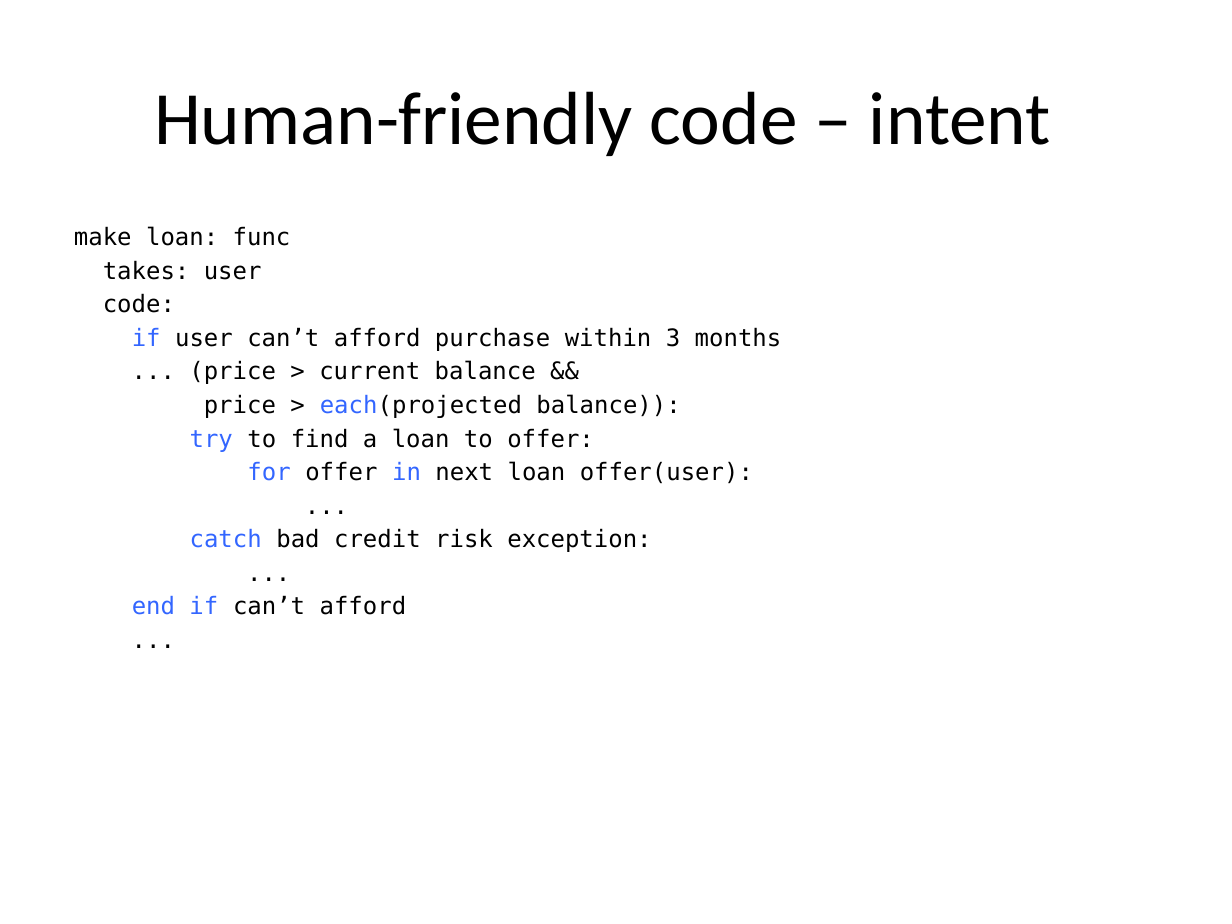
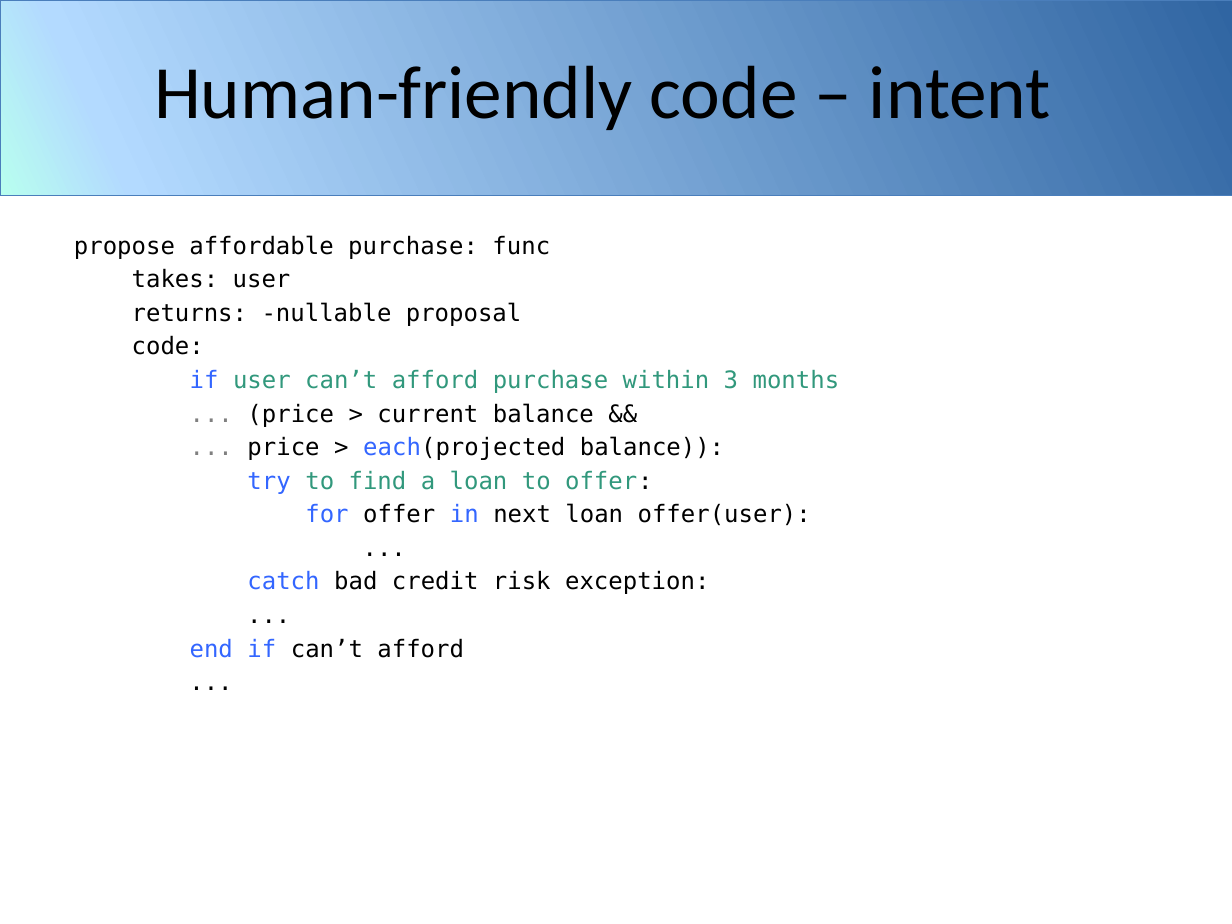
Before and after one commit to mikiec84/intent, a slide deck: slide 18 of assets/introducing-intent.pptx (slide 15 before the commit). Drawn at 1232x924 pixels with LibreOffice and Linux fonts; fonts in the diff are those of the drawing; background and template pictures are left out. Boxes give left, top, right and bottom in pixels: in the first picture for what was removed or moved away, otherwise in the second. Text is boxed around its words. In the diff, an @@ line names an element or a change of style, - is before the commit and + after.

```diff
--- a/assets/introducing-intent.pptx
+++ b/assets/introducing-intent.pptx
@@ rectangle added at (x1=0, y1=0, x2=1232, y2=195), fill gradient #3065A2 to #B3DAFF to #B8FFEF, outline #4B7EBC 0.25 pt @@
@@ rectangle added at (x1=0, y1=0, x2=1232, y2=195), fill gradient #3065A2 to #B3DAFF to #B8FFEF, outline #4B7EBC 0.25 pt @@
@@ title "Human-friendly code – intent" moved from (x1=154, y1=91, x2=1051, y2=156) to (x1=154, y1=65, x2=1051, y2=130) @@
@@ text "propose affordable purchase: func" moved from (x1=74, y1=226, x2=782, y2=615) to (x1=74, y1=235, x2=840, y2=658) @@
@@ text at (x1=74, y1=235, x2=550, y2=259): text changed @@
-make loan: func
+propose affordable purchase: func
@@ text at (x1=132, y1=302, x2=521, y2=326): paragraph added @@
+returns: -nullable proposal
@@ text at (x1=190, y1=369, x2=840, y2=494): text colour #000000 to #31987C in "user can’t afford purchase within 3 months", "to find a loan to offer:"; text colour #000000 to #808080 in "..." @@
@@ text at (x1=247, y1=436, x2=724, y2=460): text changed @@
-price > each(projected balance)):
+... price > each(projected balance)):
```
Also in this commit, not shown: 22 other slides changed, 14 slides added, 2 slides removed.
